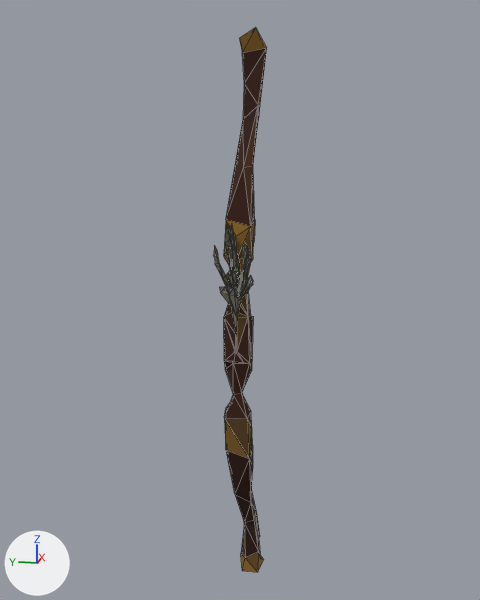
The glTF model assets/ca/aiwpn/aiwpn_eagle.glb as it was, and as the next commit left it.
Before and after are seen from a 50 mm lens placed at (-1.508, -0.292, 0.474), pointed at (0.004, 0.01, 0.096). The lights are fixed; the arrows at lower left show +X, +Y and +Z. The older version comes first. Mesh edges are drawn as thin lines. Vertices at exactly the same position are counted once.

The scene before the commit, as lines of its bpy script (objects in view):
```python
me_ca_aiwpn_eagle = bpy.data.meshes.new('ca_aiwpn_eagle')
me_ca_aiwpn_eagle.from_pydata(...)  # 304 vertices, 439 faces; spans x -0.177..0.143, y -0.043..0.043, z -0.707..0.715
me_ca_aiwpn_eagle.materials.append(mat_ai_fc)
ob_ca_aiwpn_eagle = bpy.data.objects.new('ca_aiwpn_eagle', me_ca_aiwpn_eagle)
ob_ca_aiwpn_eagle.location = (0.0, 0.0, 0.0)
```
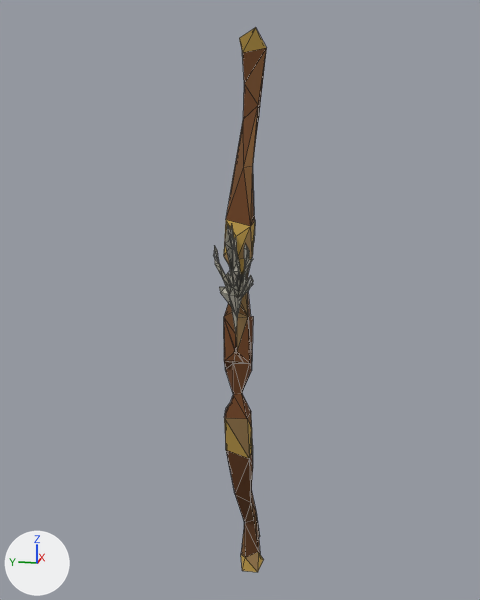
Changed parts and their boxes [x1, y1, x2, y2] in the pictures (480 x 600 px):
part 1 of me_ca_aiwpn_eagle, deleted: before [220, 237, 253, 284]
part 2 of me_ca_aiwpn_eagle, recoloured: [214, 27, 267, 572] in both

The change, as a list of edits to the scene's bpy script:
```text
Change me_ca_aiwpn_eagle:
    used by ob_ca_aiwpn_eagle; location = (0.0, 0.0, 0.0)
    remove me_ca_aiwpn_eagle.from_pydata(...)  # 304 vertices, 439 faces; spans x -0.177..0.143, y -0.043..0.043, z -0.707..0.715
    add me_ca_aiwpn_eagle.from_pydata(...)  # 284 vertices, 432 faces; spans x -0.177..0.143, y -0.043..0.043, z -0.707..0.715
    me_ca_aiwpn_eagle part 1: 6 loose pieces with 20 vertices, spanning x -0.153..-0.092, y -0.043..0.033, z 0.142..0.27, are deleted
    me_ca_aiwpn_eagle part 2: 399 kept faces spanning x -0.177..0.143, y -0.043..0.041, z -0.707..0.715 get new vertex colours
```
